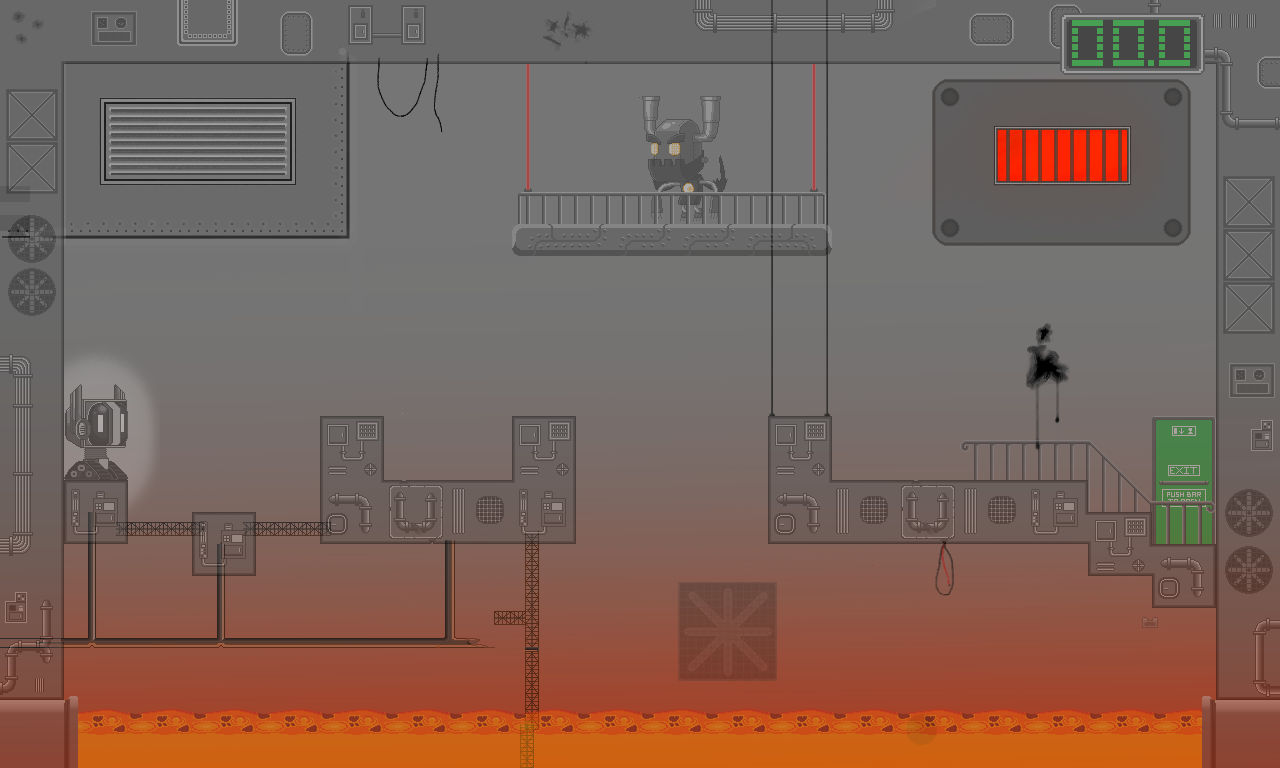
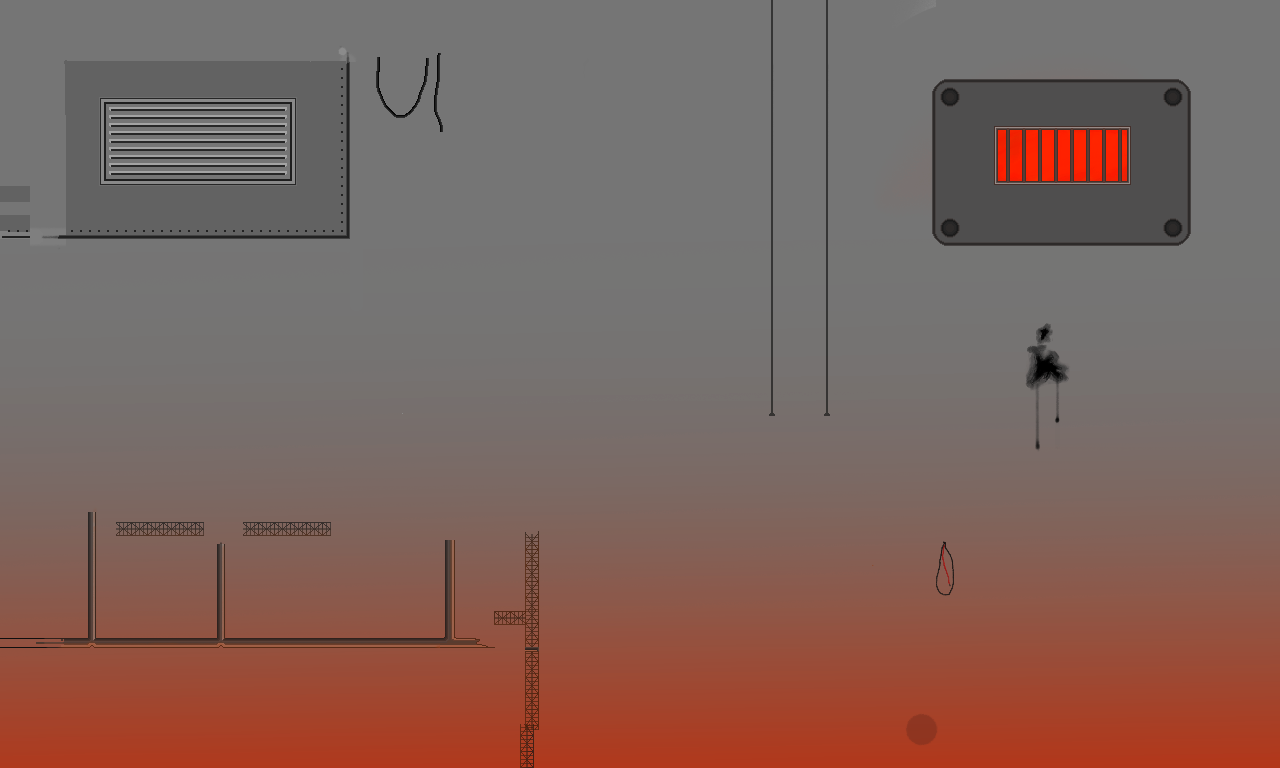
Two versions of the same layered image (1280 × 768). Layer-by-layer changes:
hid "Layer 19" over [0, 0, 1280, 768]
painted on "Layer 16" over [58, 52, 954, 595]
painted on "Background_Part01" over [376, 57, 645, 118]
showed "Layer 8" over [866, 39, 1185, 242]
